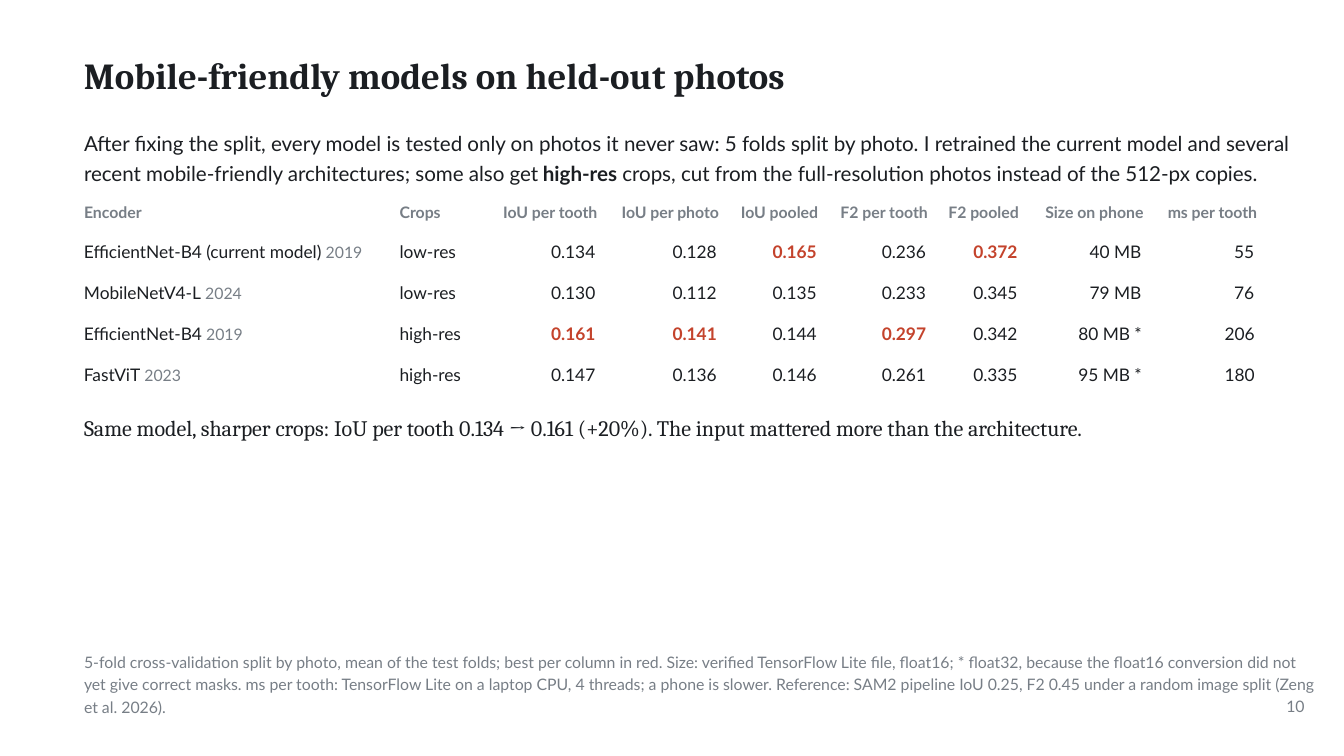
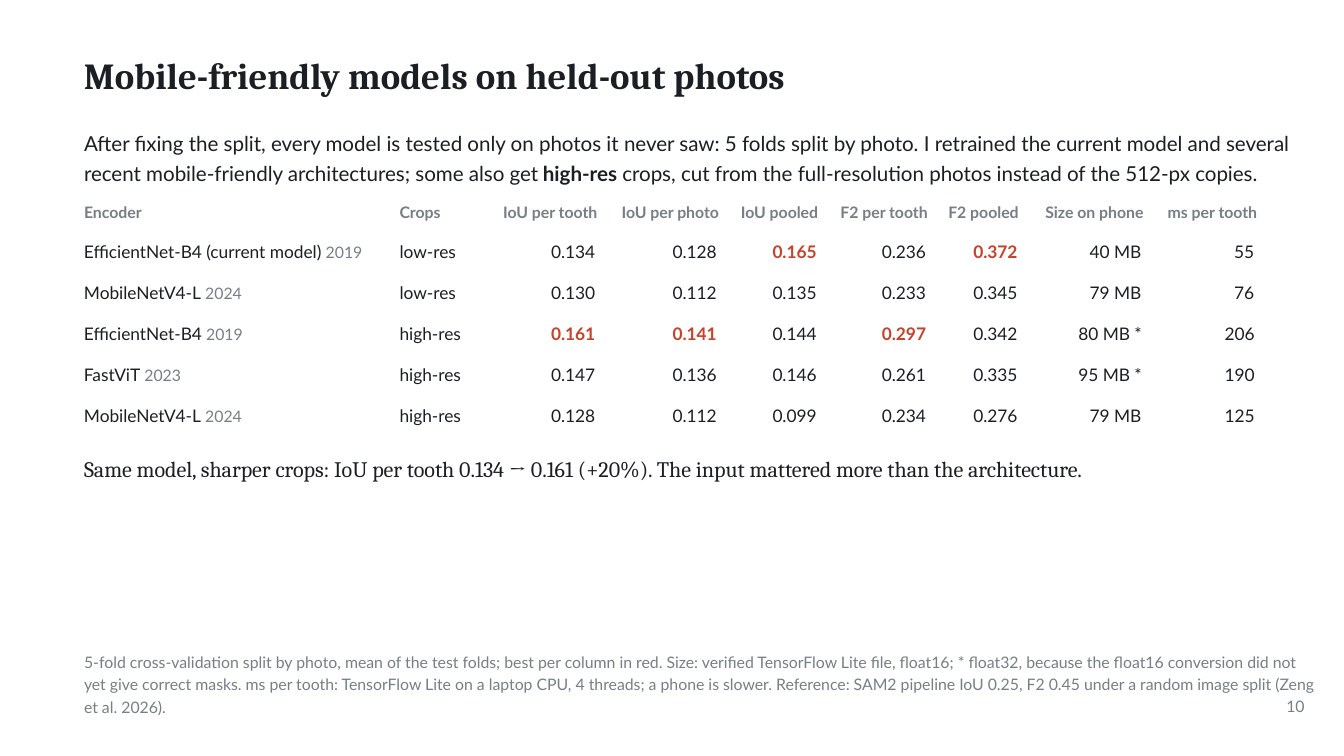
Before and after one commit to ertugrul-senturk/interactive-slides, a slide deck: slide 19 of public/decks/2026-11-smart-teeth.pptx. Drawn at 1344x756 pixels with LibreOffice and Linux fonts; fonts in the diff are those of the drawing; background and template pictures are left out. Boxes give left, top, right and bottom in pixels: in the first picture for what was removed or moved away, otherwise in the second. Text is boxed around its words. In the diff, an @@ line names an element or a change of style, - is before the commit and + after.

```diff
--- a/public/decks/2026-11-smart-teeth.pptx
+++ b/public/decks/2026-11-smart-teeth.pptx
@@ text at box(1225, 368, 1255, 381): text changed @@
-180
+190
@@ text added at box(84, 409, 242, 422), 12.4 pt, text #1B1E22 @@
+MobileNetV4-L 2024
@@ text added at box(400, 409, 461, 425), 12.4 pt, text #1B1E22 @@
+high-res
@@ text added at box(551, 409, 595, 422), 12.4 pt, text #1B1E22 @@
+0.128
@@ text added at box(673, 409, 717, 422), 12.4 pt, text #1B1E22 @@
+0.112
@@ text added at box(773, 409, 817, 422), 12.4 pt, text #1B1E22 @@
+0.099
@@ text added at box(882, 409, 926, 422), 12.4 pt, text #1B1E22 @@
+0.234
@@ text added at box(973, 409, 1017, 422), 12.4 pt, text #1B1E22 @@
+0.276
@@ text added at box(1090, 409, 1141, 422), 12.4 pt, text #1B1E22 @@
+79 MB
@@ text added at box(1225, 409, 1255, 422), 12.4 pt, text #1B1E22 @@
+125
@@ text "Same model, sharper crops: IoU ...": place and size @@
-text "Same model, sharper crops: IoU ..." at box(84, 420, 1082, 441)
+text "Same model, sharper crops: IoU ..." at box(84, 461, 1082, 482)
```
Also in this commit, not shown: 3 other files.
